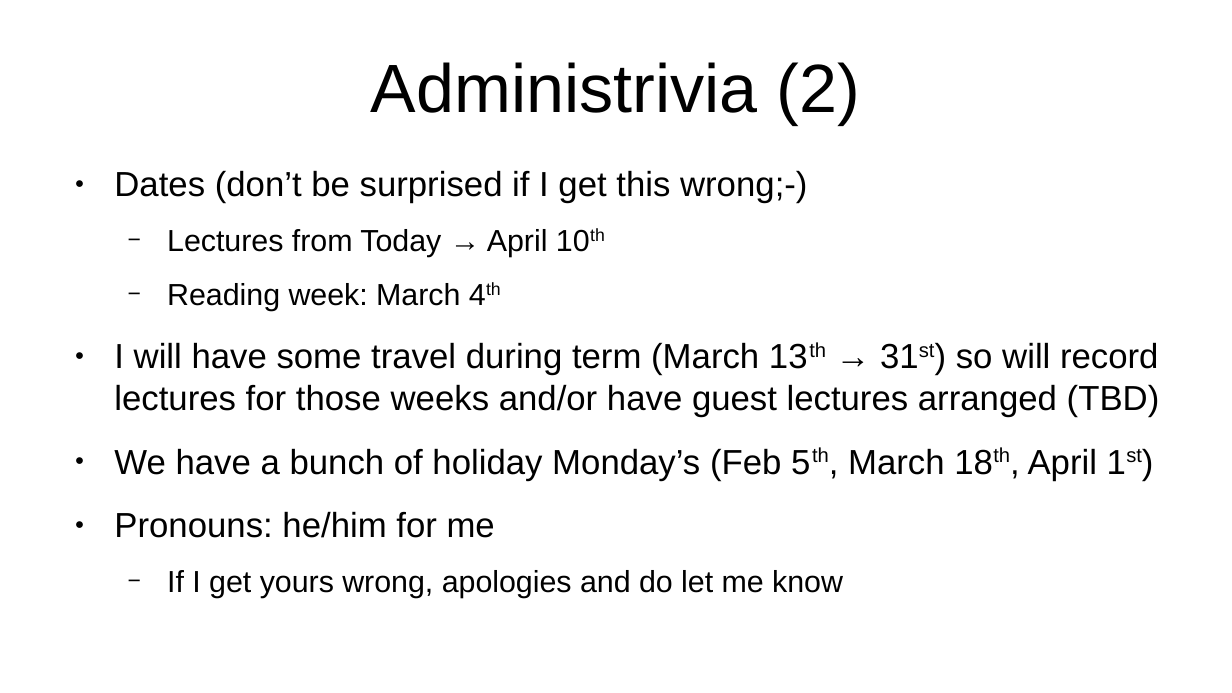
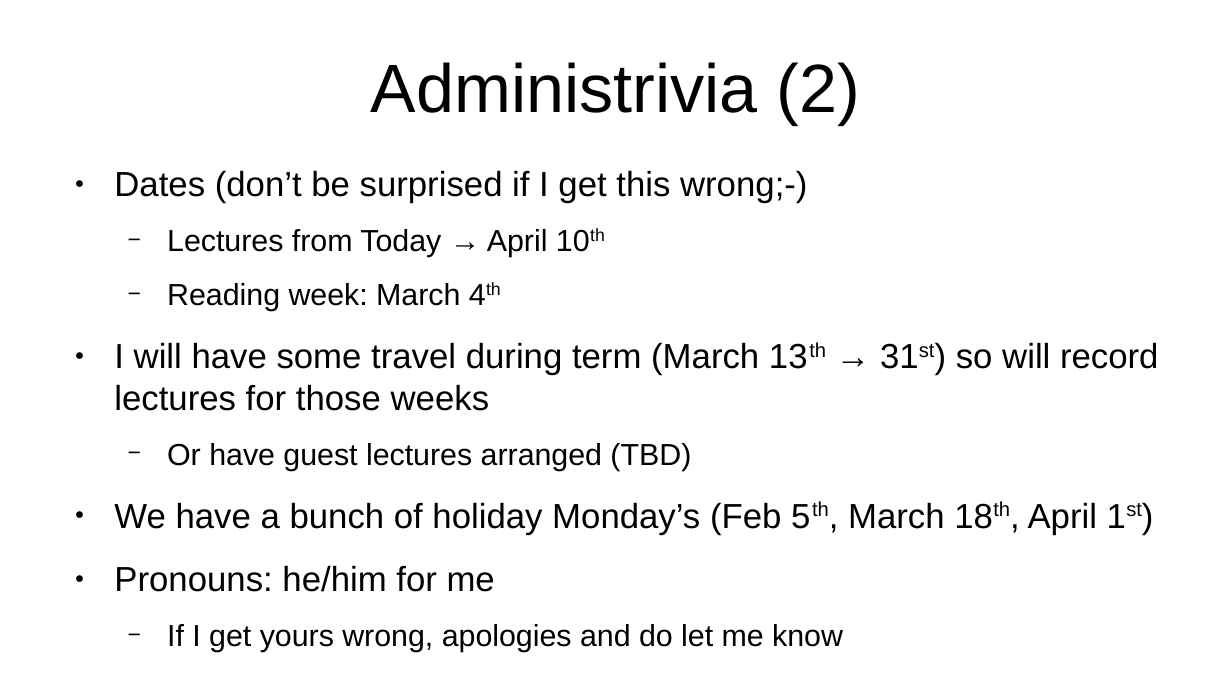
Before and after one commit to sftcd/cs7053, a slide deck: slide 3 of 2024lectures/00-quick-intro.odp. Drawn at 1232x693 pixels with LibreOffice and Linux fonts; fonts in the diff are those of the drawing. Boxes give left, top, right and bottom in pixels: in the first picture for what was removed or moved away, otherwise in the second. Text is boxed around its words. In the diff, an @@ line names an element or a change of style, - is before the commit and + after.

```diff
--- a/2024lectures/00-quick-intro.odp
+++ b/2024lectures/00-quick-intro.odp
@@ text at bbox=[114, 342, 1159, 471]: text changed @@
-● I will have some travel during term (March 13th → 31st) so will record lectures for those weeks and/or have guest lectures arranged (TBD)
+● I will have some travel during term (March 13th → 31st) so will record lectures for those weeks
+  − Or have guest lectures arranged (TBD)
```
Also in this commit, not shown: 1 other slide changed, 1 slide added, 4 other files.
